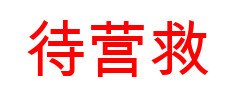
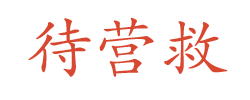
Layered file, before and after one edit (250 x 100). Changes by layer:
painted on "待营救" over <box>27,17,228,77</box>
